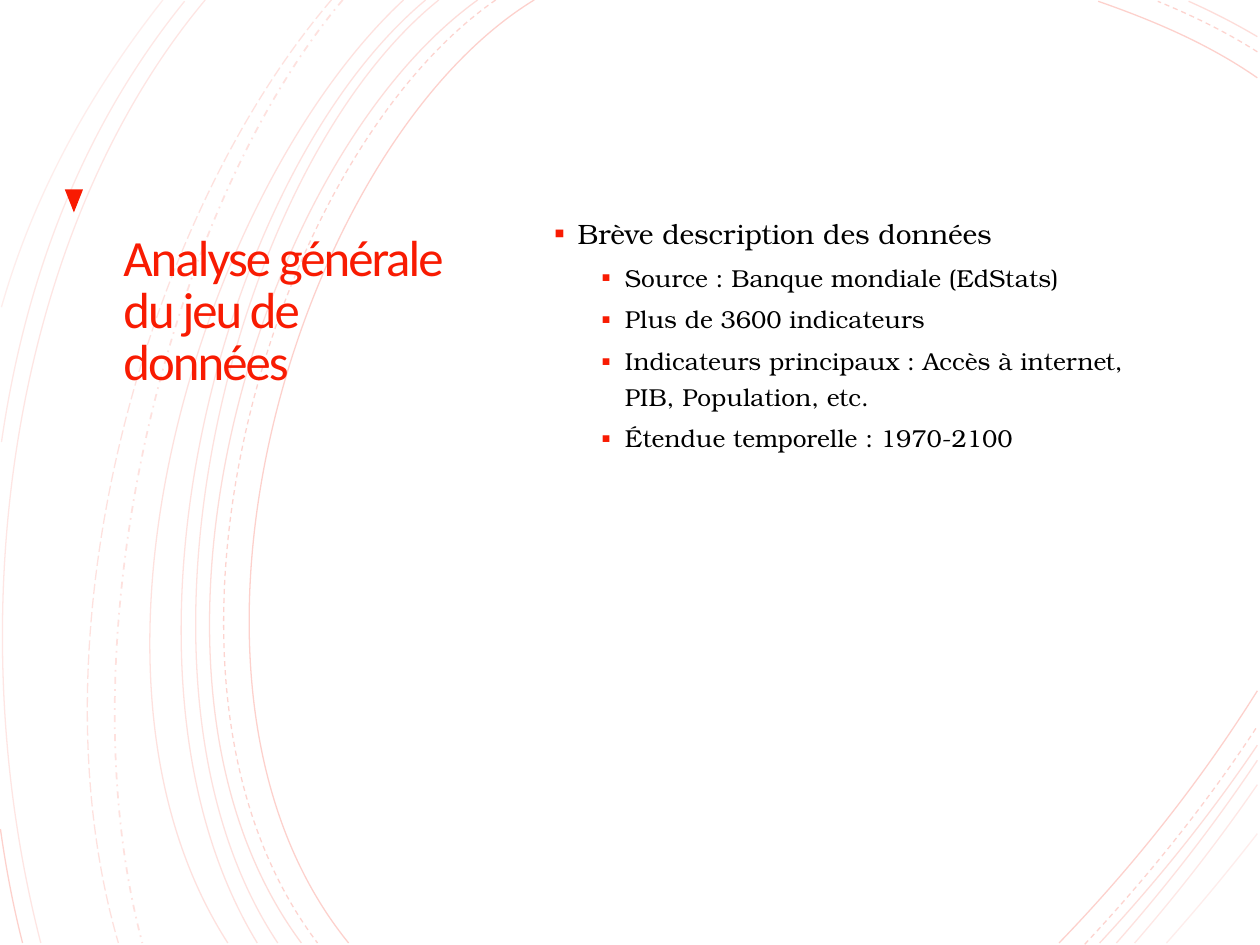
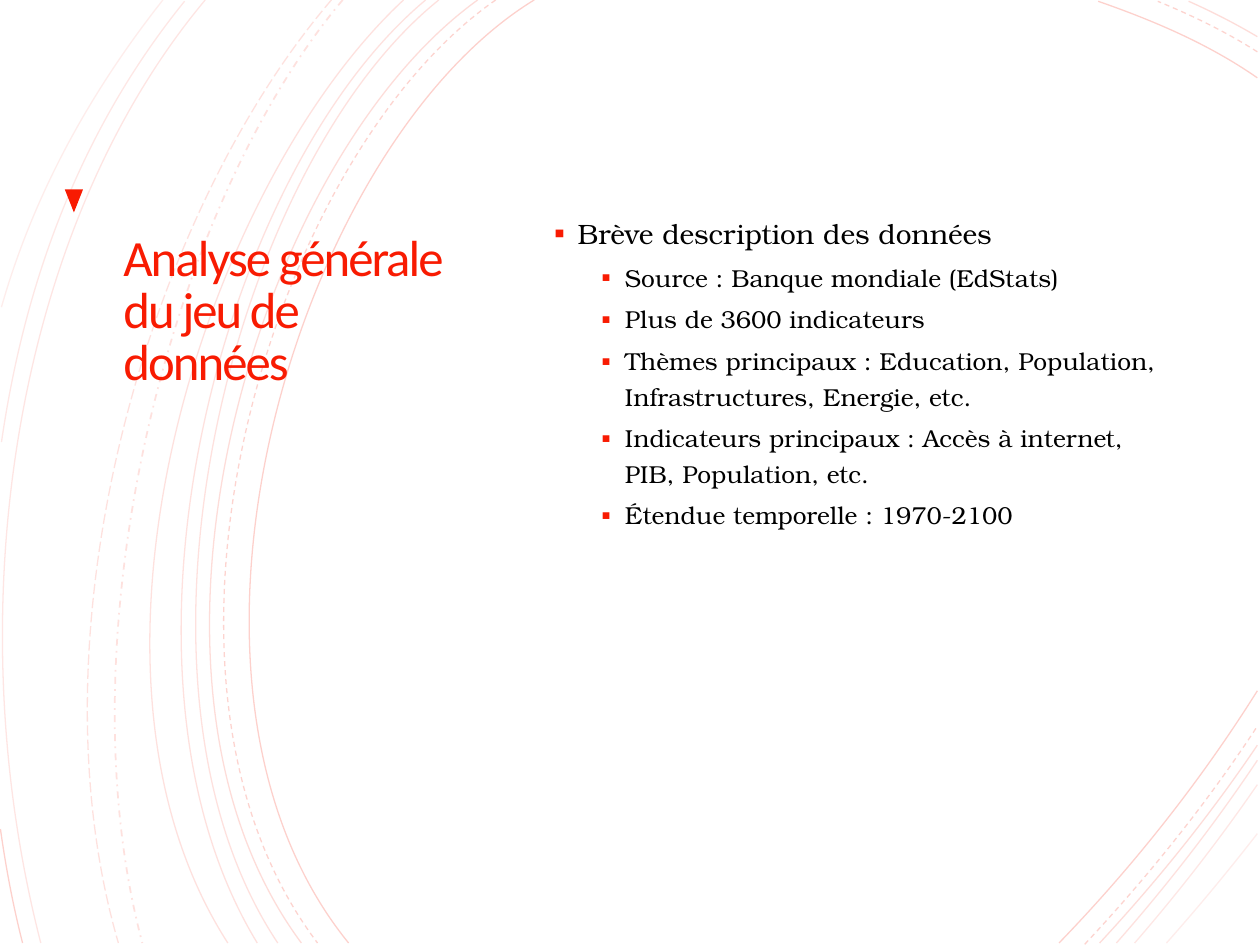
Before and after one commit to lalende/OpenClassRooms-Certification-Data-Scientist, a slide deck: slide 4 of Projet 2 - Analysez des données de systèmes éducatifs/Projet 2.pptx. Drawn at 1260x945 pixels with LibreOffice and Linux fonts; fonts in the diff are those of the drawing. Boxes give left, top, right and bottom in pixels: in the first picture for what was removed or moved away, otherwise in the second. Text is boxed around its words. In the diff, an @@ line names an element or a change of style, - is before the commit and + after.

```diff
--- a/Projet 2 - Analysez des données de systèmes éducatifs/Projet 2.pptx
+++ b/Projet 2 - Analysez des données de systèmes éducatifs/Projet 2.pptx
@@ text at [625, 352, 1155, 412]: paragraph added @@
+  ▪ Thèmes principaux : Education, Population, Infrastructures, Energie, etc.
```
Also in this commit, not shown: 2 other slides changed.
